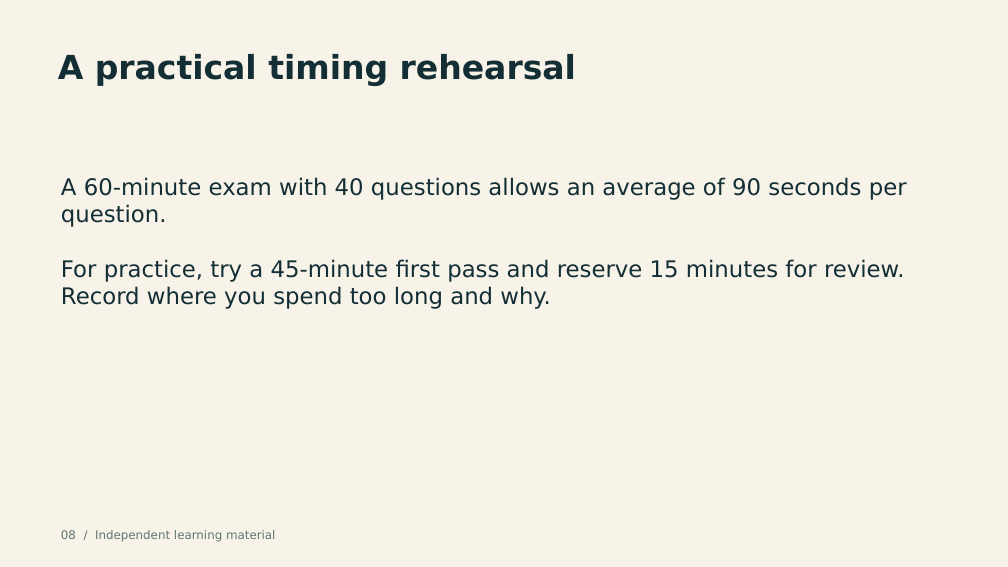
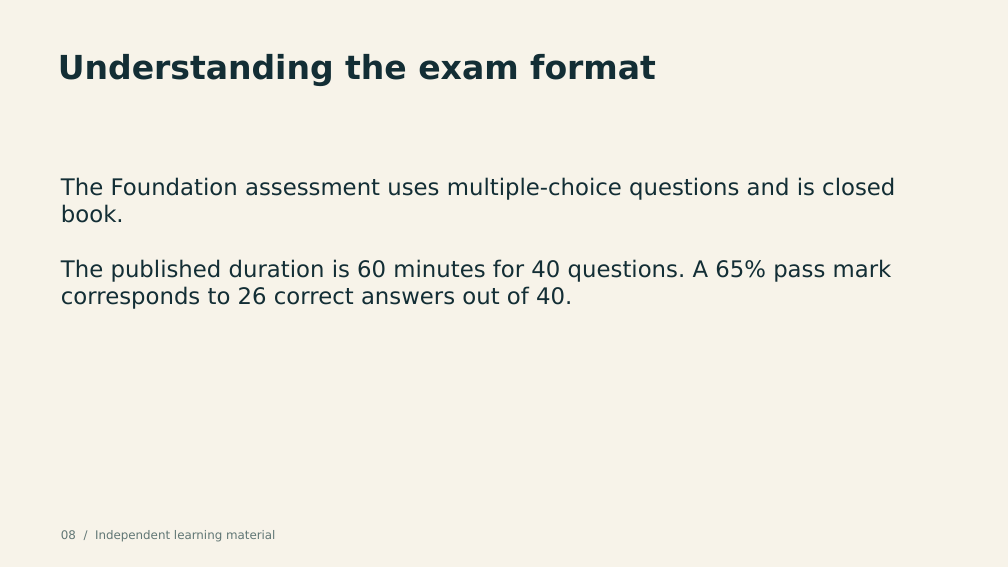
Before and after one commit to helmi8403/Lms-courses, a slide deck: slide 8 of courses/itil-v5-foundation/pilot/ITIL-Version-5-Foundation-Pilot.pptx. Drawn at 1008x567 pixels with LibreOffice and Linux fonts; fonts in the diff are those of the drawing. Boxes give left, top, right and bottom in pixels: in the first picture for what was removed or moved away, otherwise in the second. Text is boxed around its words. In the diff, an @@ line names an element or a change of style, - is before the commit and + after.

```diff
--- a/courses/itil-v5-foundation/pilot/ITIL-Version-5-Foundation-Pilot.pptx
+++ b/courses/itil-v5-foundation/pilot/ITIL-Version-5-Foundation-Pilot.pptx
@@ text at bbox=[58, 54, 656, 86]: text changed @@
-A practical timing rehearsal
+Understanding the exam format
@@ text at bbox=[61, 177, 895, 309]: text changed @@
-A 60-minute exam with 40 questions allows an average of 90 seconds per question.
-For practice, try a 45-minute first pass and reserve 15 minutes for review. Record where you spend too long and why.
+The Foundation assessment uses multiple-choice questions and is closed book.
+The published duration is 60 minutes for 40 questions. A 65% pass mark corresponds to 26 correct answers out of 40.
```
Also in this commit, not shown: 4 other slides changed, 2 other files.
